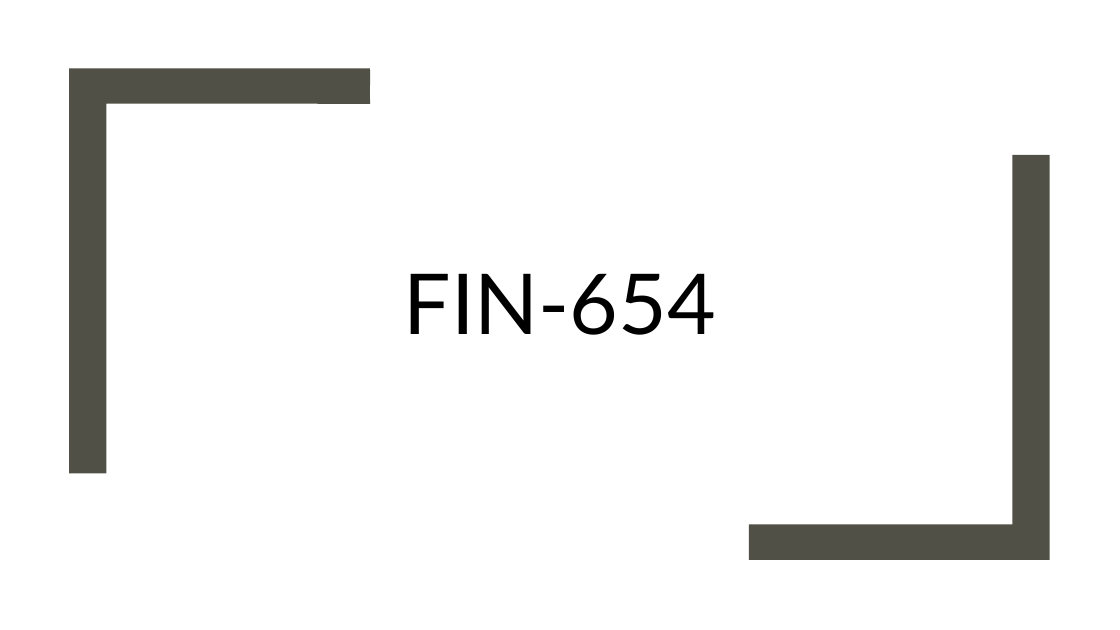
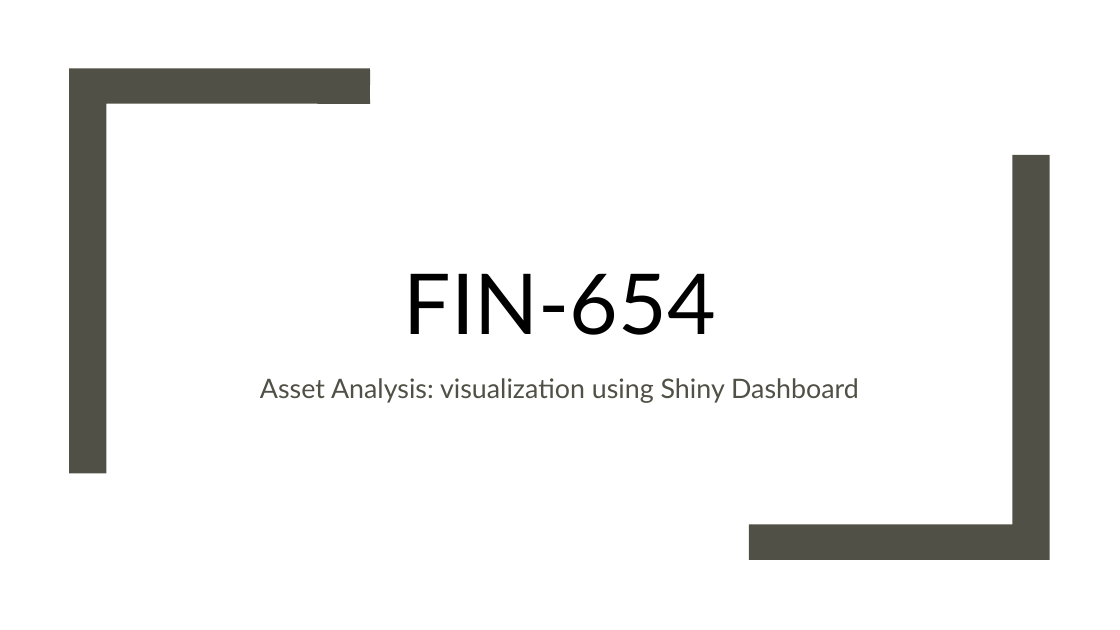
Before and after one commit to jeff1evesque/ist-exit-portfolio, a slide deck: slide 2 of presentation.pptx. Drawn at 1120x630 pixels with LibreOffice and Linux fonts; fonts in the diff are those of the drawing; background and template pictures are left out. Boxes give left, top, right and bottom in pixels: in the first picture for what was removed or moved away, otherwise in the second. Text is boxed around its words. In the diff, an @@ line names an element or a change of style, - is before the commit and + after.

Commit message:
#12: presentation.pptx, add subtitles

```diff
--- a/presentation.pptx
+++ b/presentation.pptx
@@ subtitle added at bbox=[260, 378, 859, 403], 23 pt, text #505046 @@
+Asset Analysis: visualization using Shiny Dashboard
```
Also in this commit, not shown: 3 other slides changed.
